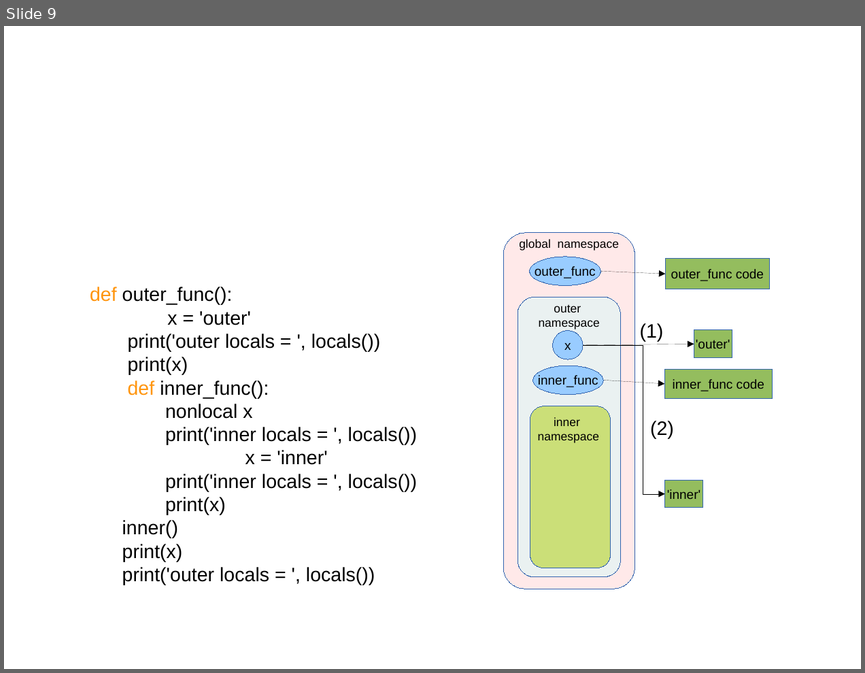
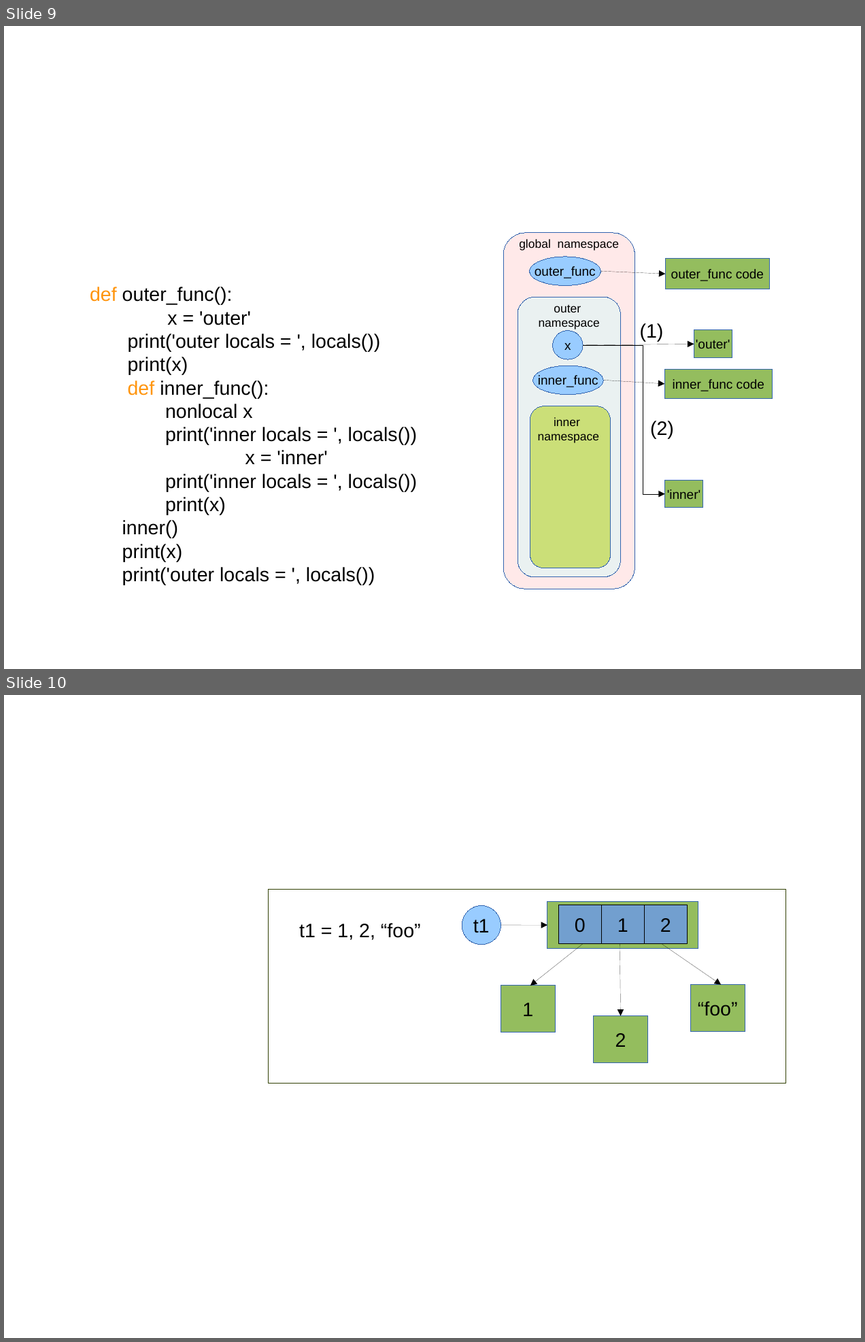
Before and after one commit to C3BI-pasteur-fr/python-course-1, a slide deck: figures.odp. Shown one above the other, each under a label of ours: slide 9 before the commit, slides 9 and 10 after it. The pictures are 865x673 and 865x1342 pixels, drawn with LibreOffice and Linux fonts; fonts in the diff are those of the drawing. Boxes give left, top, right and bottom in pixels: in the first picture for what was removed or moved away, otherwise in the second. Text is boxed around its words. In the diff, an @@ line names an element or a change of style, - is before the commit and + after.

```diff
--- a/figures.odp
+++ b/figures.odp
@@ slide 10 added at (x1=4, y1=695, x2=861, y2=1338), background #FFFFFF @@
@@ rectangle added at (x1=269, y1=889, x2=786, y2=1083), fill #FFFFFF, outline #314004 0.71 pt @@
@@ ellipse added at (x1=462, y1=906, x2=501, y2=945), fill #99CCFF, outline #3465AF 0 pt, 18 pt, text #000000 @@
+t1
@@ rectangle added at (x1=547, y1=902, x2=698, y2=949), fill #94BD5E, outline #3465AF 0 pt @@
@@ rectangle added at (x1=558, y1=905, x2=601, y2=944), fill #729FCF, outline #000000 0.71 pt, 18 pt, text #000000 @@
+0
@@ rectangle added at (x1=601, y1=905, x2=644, y2=944), fill #729FCF, outline #000000 0.71 pt, 18 pt, text #000000 @@
+1
@@ rectangle added at (x1=645, y1=905, x2=687, y2=944), fill #729FCF, outline #000000 0.71 pt, 18 pt, text #000000 @@
+2
@@ text added at (x1=299, y1=923, x2=421, y2=940), 18 pt, text #000000 @@
+t1 = 1, 2, “foo”
@@ arrow added from (501, 925) to (547, 925), #000000 0 pt @@
@@ arrow added from (583, 944) to (530, 986), #000000 0 pt @@
@@ arrow added from (620, 944) to (621, 1016), #000000 0 pt @@
@@ arrow added from (662, 944) to (721, 984), #000000 0 pt @@
@@ rectangle added at (x1=501, y1=986, x2=555, y2=1032), fill #94BD5E, outline #3465AF 0 pt, 18 pt, text #000000 @@
+1
@@ rectangle added at (x1=691, y1=984, x2=745, y2=1031), fill #94BD5E, outline #3465AF 0 pt, 18 pt, text #000000 @@
+“foo”
@@ rectangle added at (x1=594, y1=1016, x2=648, y2=1063), fill #94BD5E, outline #3465AF 0 pt, 18 pt, text #000000 @@
+2
```
Also in this commit, not shown: 2 slides changed.
